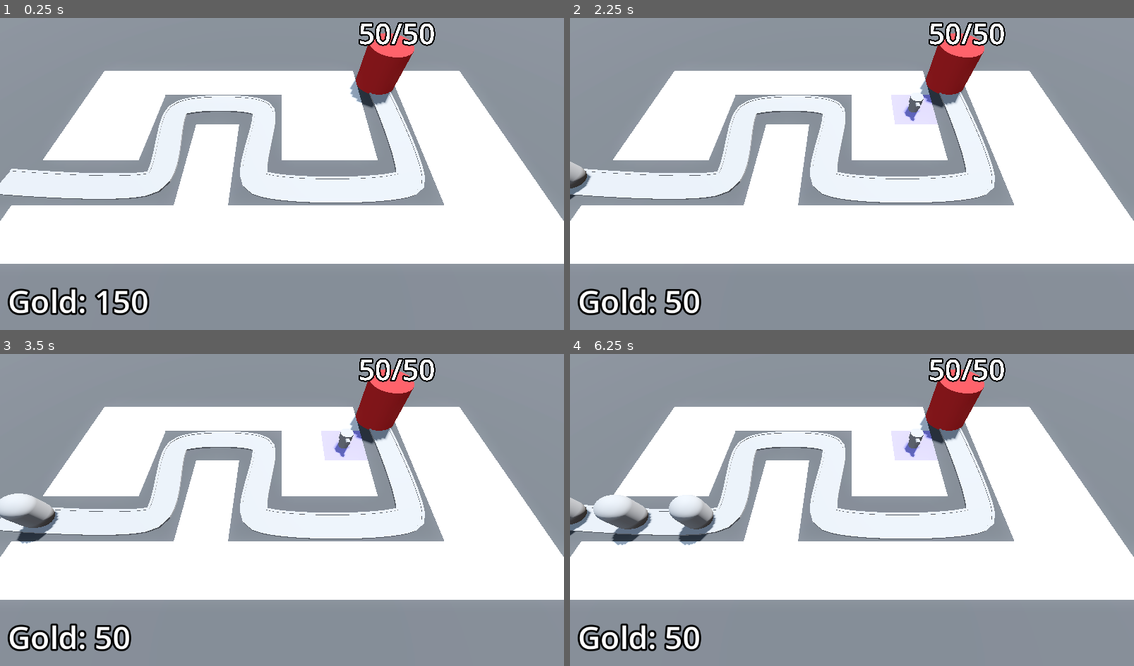
Above: before the commit, frames 1-4 (two rows, left to right).
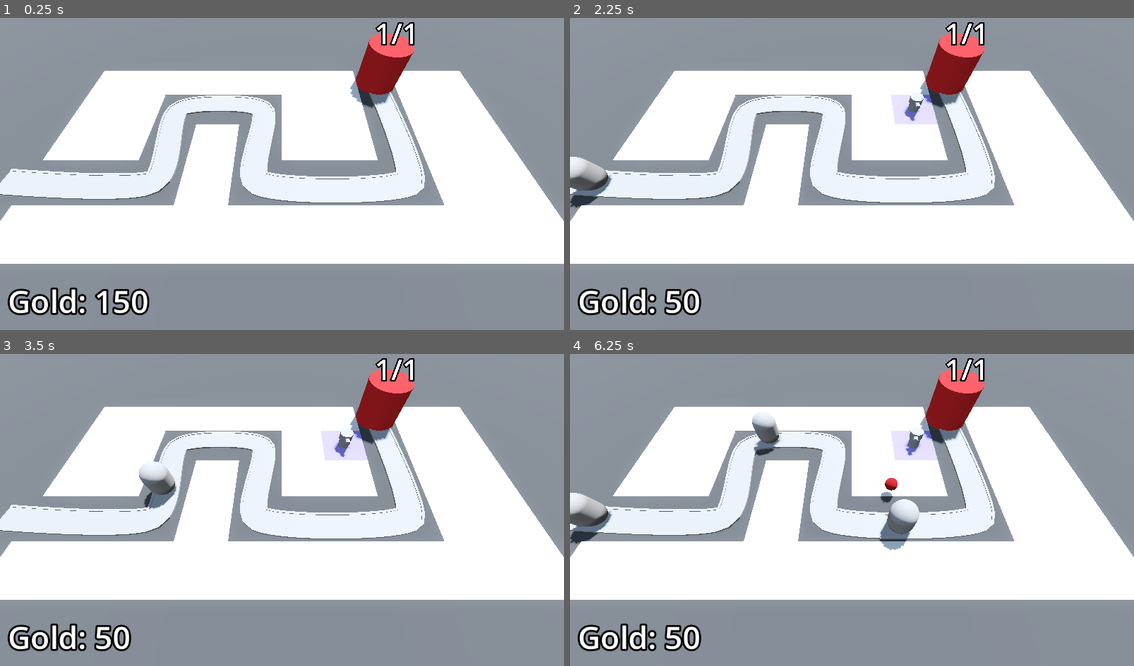
Above: after the commit, the same moments.

Repository: Schwenckenator/barbarian-blaster
Game: Godot game, scene res://base_level.tscn
The game is run twice, just before and just after one commit, with the same random seed, the same clock (stepped at 60 frames per second) and the same inputs.
Inputs (mouse positions are in pixels of both pictures, inside the frame that each line leads up to):
- Up to frame 1 (0.25 s): no input
- Up to frame 2 (2.25 s): tap Enter at 0.5, 2 s; move the mouse to (976, 155) at 0.52 s; press the mouse at (976, 155) at 0.53 s; tap Space at 1.25 s; move the mouse to (739, 186) at 1.27 s; release the mouse at (739, 186) at 1.28 s; click (739, 186) at 1.35 s; move the mouse to (908, 102) at 2.02 s; press the mouse at (908, 102) at 2.03 s
- Up to frame 3 (3.5 s): move the mouse to (253, 572) at 2.77 s; release the mouse at (253, 572) at 2.78 s; click (253, 572) at 2.85 s
- Up to frame 4 (6.25 s): move the mouse to (1021, 556) at 3.52 s; press the mouse at (1021, 556) at 3.53 s; move the mouse to (682, 460) at 4.27 s; release the mouse at (682, 460) at 4.28 s; click (682, 460) at 4.35 s; move the mouse to (880, 506) at 5.02 s; press the mouse at (880, 506) at 5.03 s; move the mouse to (767, 428) at 5.77 s; release the mouse at (767, 428) at 5.78 s; click (767, 428) at 5.85 s

The runs differ from the first frame. In frame 1, 0.6% of the frame differs, in the area x 63-78%, y 1-10%; in frame 2, 1.4%; in frame 3, 2.2%; in frame 4, 4.5%, in the area x 0-78%, y 1-63%.

Commit message:
Added Victory Screen

Diff:
--- a/base/base.tscn
+++ b/base/base.tscn
@@ -7,6 +7,7 @@
 
 [node name="Base" type="Node3D" groups=["base"]]
 script = ExtResource("1_w0q8t")
+max_health = 25
 
 [node name="CSGCylinder3D" type="CSGCylinder3D" parent="."]
 transform = Transform3D(1, 0, 0, 0, 1, 0, 0, 0, 1, 0, 2, 0)
--- a/base_level.tscn
+++ b/base_level.tscn
@@ -9,6 +9,7 @@
 [ext_resource type="PackedScene" uid="uid://cvfumbcoulp8m" path="res://turret/turret.tscn" id="6_vhn16"]
 [ext_resource type="Script" path="res://bank.gd" id="8_5esky"]
 [ext_resource type="PackedScene" uid="uid://bph8ipf2mq3f6" path="res://manager/difficulty_manager.tscn" id="9_htfo6"]
+[ext_resource type="PackedScene" uid="uid://ctseot085e1c2" path="res://user_interface/victory_layer.tscn" id="10_nrg54"]
 
 [sub_resource type="ProceduralSkyMaterial" id="ProceduralSkyMaterial_qmnbx"]
 sky_horizon_color = Color(0.64625, 0.65575, 0.67075, 1)
@@ -64,11 +65,12 @@
 grid_map = NodePath("../GridMap")
 turret_manager = NodePath("../TurretManager")
 
-[node name="EnemyPath" type="Path3D" parent="." node_paths=PackedStringArray("difficulty_manager")]
+[node name="EnemyPath" type="Path3D" parent="." node_paths=PackedStringArray("difficulty_manager", "victory_layer")]
 curve = SubResource("Curve3D_uxudx")
 script = ExtResource("3_ehyay")
 enemy_scene = ExtResource("2_ygpac")
 difficulty_manager = NodePath("../DifficultyManager")
+victory_layer = NodePath("../VictoryLayer")
 
 [node name="Road" type="CSGPolygon3D" parent="EnemyPath"]
 polygon = PackedVector2Array(-1, 0, -1, 0.1, 1, 0.1, 1, 0)
@@ -78,7 +80,7 @@
 path_interval = 0.5
 path_simplify_angle = 0.0
 path_rotation = 2
-path_local = false
+path_local = true
 path_continuous_u = true
 path_u_distance = 1.0
 path_joined = false
@@ -91,7 +93,7 @@
 path_interval = 0.5
 path_simplify_angle = 0.0
 path_rotation = 2
-path_local = false
+path_local = true
 path_continuous_u = true
 path_u_distance = 1.0
 path_joined = false
@@ -104,7 +106,7 @@
 path_interval = 0.5
 path_simplify_angle = 0.0
 path_rotation = 2
-path_local = false
+path_local = true
 path_continuous_u = true
 path_u_distance = 1.0
 path_joined = false
@@ -115,7 +117,7 @@
 
 [node name="Base" parent="." instance=ExtResource("3_g8kvy")]
 transform = Transform3D(1, 0, 0, 0, 1, 0, 0, 0, 1, 10, 0, -10)
-max_health = 50
+max_health = 1
 
 [node name="TurretManager" type="Node3D" parent="." node_paths=PackedStringArray("enemy_path")]
 script = ExtResource("5_qi6ju")
@@ -145,5 +147,8 @@
 
 [node name="DifficultyManager" parent="." instance=ExtResource("9_htfo6")]
 
+[node name="VictoryLayer" parent="." instance=ExtResource("10_nrg54")]
+visible = false
+
 [connection signal="timeout" from="EnemyPath/SpawnTimer" to="EnemyPath" method="spawn_enemy"]
 [connection signal="stop_spawning_enemies" from="DifficultyManager" to="EnemyPath" method="_on_difficulty_manager_stop_spawning_enemies"]
--- a/enemy/enemy.tscn
+++ b/enemy/enemy.tscn
@@ -60,6 +60,7 @@
 transform = Transform3D(0.999997, 0, 0, 0, 1, 0, 0, 0, 0.999997, 0, 0, 0)
 loop = false
 script = ExtResource("1_rkpk8")
+speed = 10.0
 
 [node name="MeshInstance3D" type="MeshInstance3D" parent="."]
 transform = Transform3D(1, 0, -1.06581e-14, 0, 1, 0, 1.06581e-14, 0, 1, 0, 1.5, 0)
--- a/enemy/enemy_path.gd
+++ b/enemy/enemy_path.gd
@@ -2,6 +2,7 @@
 
 @export var enemy_scene: PackedScene
 @export var difficulty_manager: Node
+@export var victory_layer: CanvasLayer
 
 @onready var spawn_timer: Timer = $SpawnTimer
 
@@ -10,8 +11,18 @@
 	new_enemy.max_health = difficulty_manager.get_enemy_health()
 	add_child(new_enemy)
 	spawn_timer.wait_time = difficulty_manager.get_spawn_time()
-	print(new_enemy.health)
+	new_enemy.tree_exited.connect(enemy_defeated)
 
 
 func _on_difficulty_manager_stop_spawning_enemies() -> void:
 	spawn_timer.stop()
+
+func enemy_defeated() -> void:
+	if !spawn_timer.is_stopped():
+		return
+
+	for child in get_children():
+		if child is PathFollow3D:
+			return
+
+	victory_layer.visible = true
--- /dev/null
+++ b/user_interface/victory_layer.gd
@@ -0,0 +1,7 @@
+extends CanvasLayer
+
+func retry() -> void:
+	get_tree().reload_current_scene()
+
+func quit_game() -> void:
+	get_tree().quit()
--- /dev/null
+++ b/user_interface/victory_layer.tscn
@@ -0,0 +1,57 @@
+[gd_scene load_steps=3 format=3 uid="uid://ctseot085e1c2"]
+
+[ext_resource type="Script" path="res://user_interface/victory_layer.gd" id="1_knkvd"]
+
+[sub_resource type="LabelSettings" id="LabelSettings_iinf2"]
+font_size = 96
+
+[node name="VictoryLayer" type="CanvasLayer"]
+script = ExtResource("1_knkvd")
+
+[node name="ColorRect" type="ColorRect" parent="."]
+anchors_preset = 15
+anchor_right = 1.0
+anchor_bottom = 1.0
+grow_horizontal = 2
+grow_vertical = 2
+color = Color(0, 0, 0, 0.588235)
+
+[node name="CenterContainer" type="CenterContainer" parent="."]
+anchors_preset = 15
+anchor_right = 1.0
+anchor_bottom = 1.0
+grow_horizontal = 2
+grow_vertical = 2
+
+[node name="PanelContainer" type="PanelContainer" parent="CenterContainer"]
+custom_minimum_size = Vector2(400, 400)
+layout_mode = 2
+
+[node name="VBoxContainer" type="VBoxContainer" parent="CenterContainer/PanelContainer"]
+layout_mode = 2
+
+[node name="Label" type="Label" parent="CenterContainer/PanelContainer/VBoxContainer"]
+layout_mode = 2
+text = "Victory"
+label_settings = SubResource("LabelSettings_iinf2")
+horizontal_alignment = 1
+justification_flags = 162
+
+[node name="HBoxContainer" type="HBoxContainer" parent="CenterContainer/PanelContainer/VBoxContainer"]
+layout_mode = 2
+
+[node name="RetryButton" type="Button" parent="CenterContainer/PanelContainer/VBoxContainer/HBoxContainer"]
+layout_mode = 2
+size_flags_horizontal = 3
+theme_override_font_sizes/font_size = 32
+text = "Retry"
+
+[node name="QuitButton" type="Button" parent="CenterContainer/PanelContainer/VBoxContainer/HBoxContainer"]
+layout_mode = 2
+size_flags_horizontal = 3
+theme_override_font_sizes/font_size = 32
+text = "Quit
+"
+
+[connection signal="pressed" from="CenterContainer/PanelContainer/VBoxContainer/HBoxContainer/RetryButton" to="." method="retry"]
+[connection signal="pressed" from="CenterContainer/PanelContainer/VBoxContainer/HBoxContainer/QuitButton" to="." method="quit_game"]
Not shown: 1 places in base_level.tscn that only renumber resources
